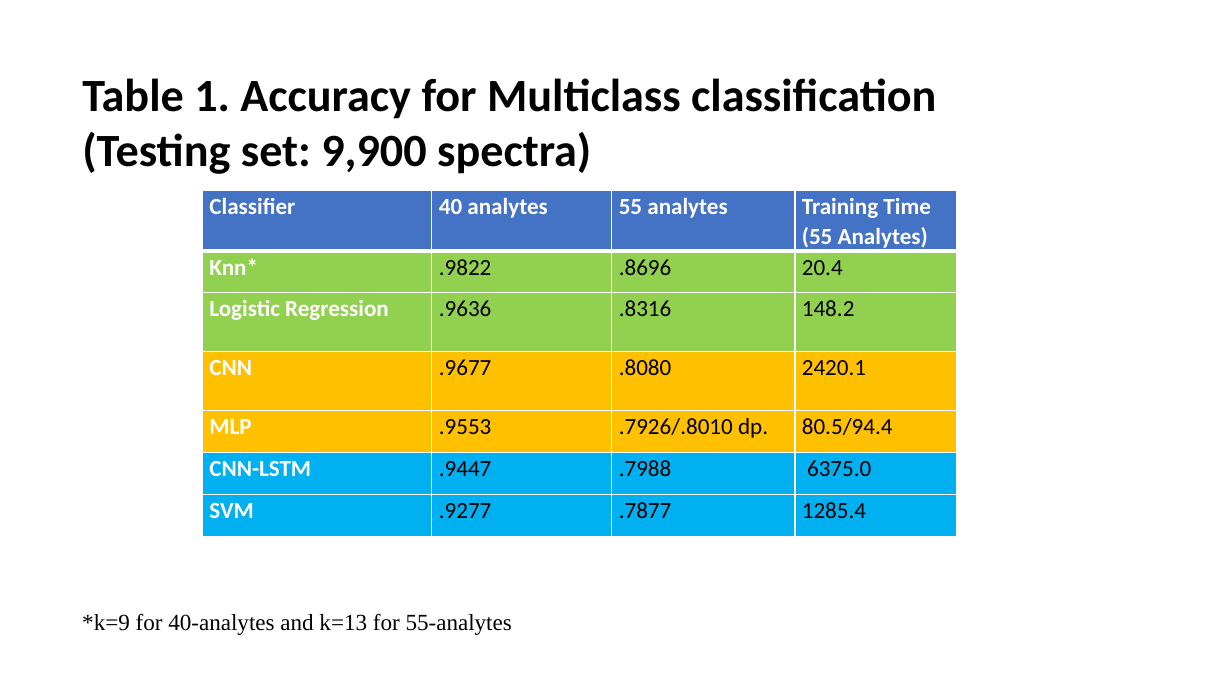
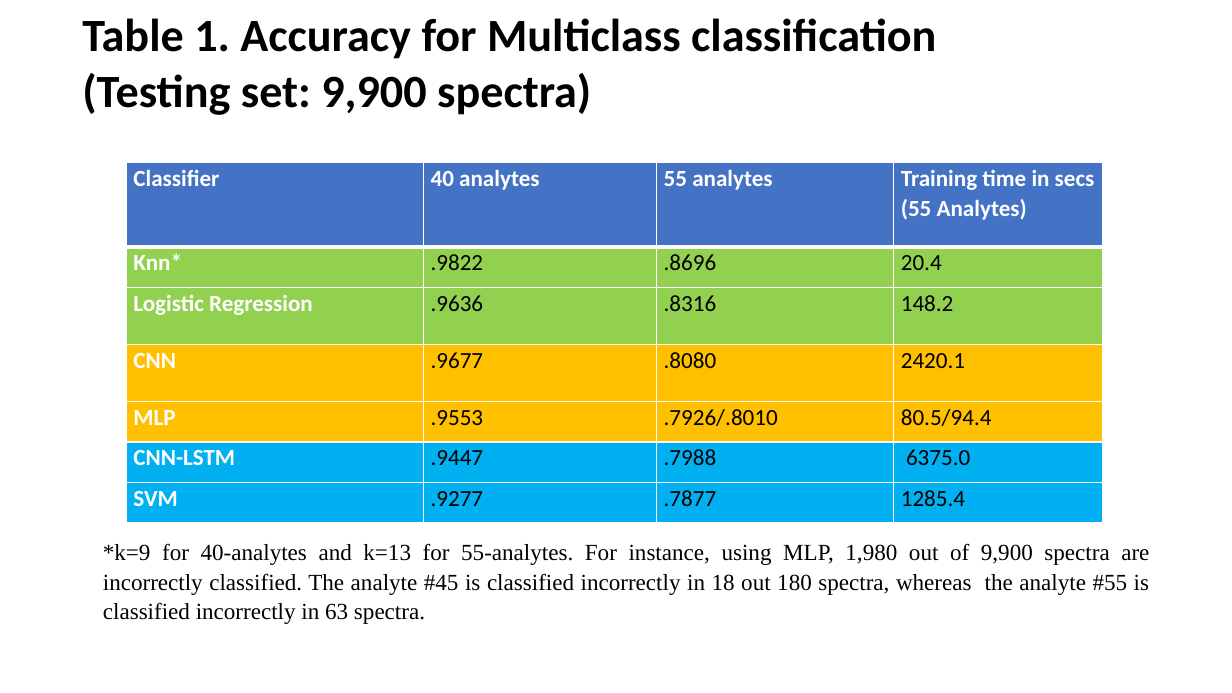
Before and after one commit to eacunafer/analytes, a slide deck: slide 6 of NRL40551.pptx. Drawn at 1232x693 pixels with LibreOffice and Linux fonts; fonts in the diff are those of the drawing. Boxes give left, top, right and bottom in pixels: in the first picture for what was removed or moved away, otherwise in the second. Text is boxed around its words. In the diff, an @@ line names an element or a change of style, - is before the commit and + after.

```diff
--- a/NRL40551.pptx
+++ b/NRL40551.pptx
@@ text "Table 1. Accuracy for Multiclass ...": place and size @@
-text "Table 1. Accuracy for Multiclass ..." at (82, 78, 936, 174)
+text "Table 1. Accuracy for Multiclass ..." at (82, 18, 936, 115)
@@ table at (127, 162, 1104, 523) @@
-row 1, column 4: Training Time / (55 Analytes)
+row 1, column 4: Training time in secs / (55 Analytes)
-row 5, column 3: .7926/.8010 dp.
+row 5, column 3: .7926/.8010
@@ table: place and size @@
-table at (202, 190, 957, 534)
+table at (127, 162, 1104, 523)
@@ text at (103, 543, 1149, 624): text changed @@
-*k=9 for 40-analytes and k=13 for 55-analytes
+*k=9 for 40-analytes and k=13 for 55-analytes. For instance, using MLP, 1,980 out of 9,900 spectra are incorrectly classified. The analyte #45 is classified incorrectly in 18 out 180 spectra, whereas the analyte #55 is classified incorrectly in 63 spectra.
```
Also in this commit, not shown: 8 other slides changed.
